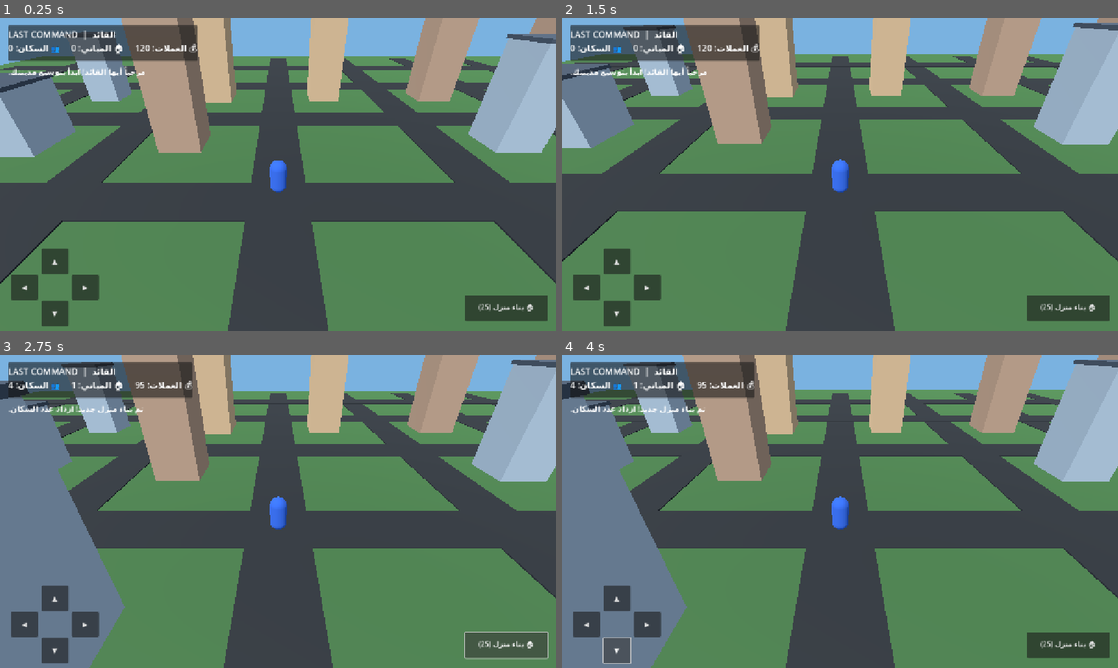
Above: before the commit, frames 1-4 (two rows, left to right).
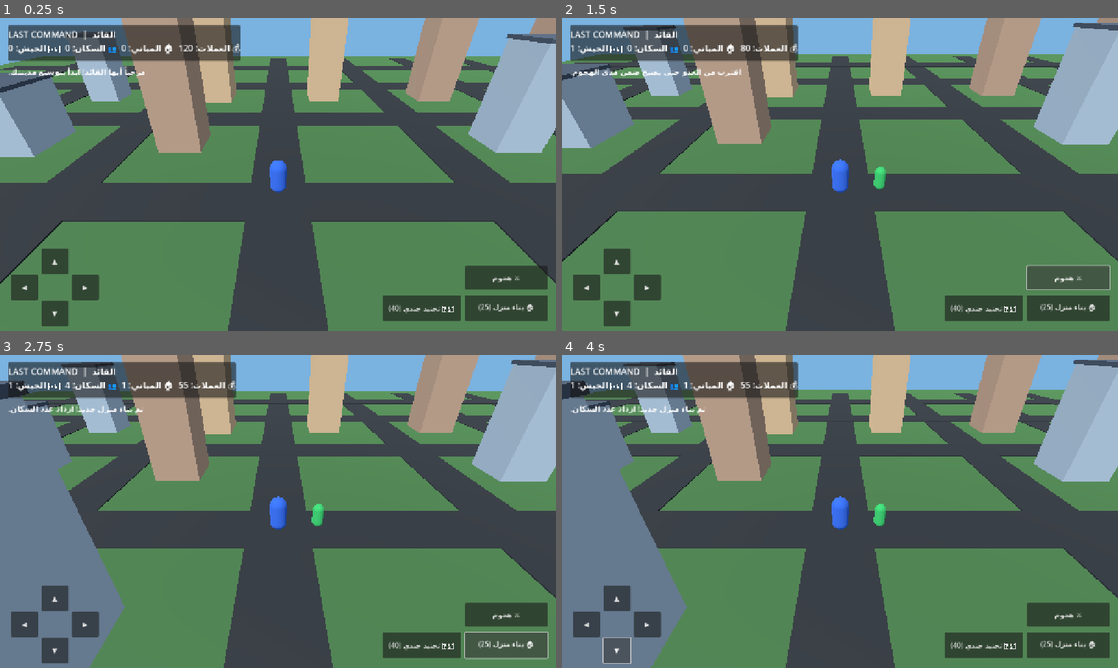
Above: after the commit, the same moments.

Repository: alshwqazf70-svg/last-command-android
Game: Godot game, scene res://scenes/main.tscn
Same seed, same stepped clock (60 frames per second), same inputs: the game is played once before the commit and once after it.
Inputs (mouse positions are in pixels of both pictures, inside the frame that each line leads up to):
- Up to frame 1 (0.25 s): no input
- Up to frame 2 (1.5 s): click (984, 309) at 0.5 s, where only the run after the commit has a clickable "🛡️ تجنيد جندي (40)"; click (1067, 277) at 1.25 s, where only the run after the commit has a clickable "⚔️ هجوم"
- Up to frame 3 (2.75 s): click "🏠 بناء منزل (25)" at 2 s
- Up to frame 4 (4 s): click "▲" at 2.75 s; click "▼" at 3.5 s

The runs differ from the first frame. In frame 1, 3.6% of the frame differs, in the area x 3-99%, y 2-97%; in frame 2, 4.1%, in the area x 1-99%, y 2-97%; in frame 3, 3.8%; in frame 4, 3.8%.

Commit message:
Add recruitable soldiers and basic combat system

Diff:
--- a/scripts/game.gd
+++ b/scripts/game.gd
@@ -13,11 +13,17 @@
 var hud_label: Label
 var message_label: Label
 var building_root: Node3D
+var army_count := 0
+var enemies: Array[Node3D] = []
+var soldiers: Array[MeshInstance3D] = []
+var combat_timer := 0.0
 
 func _ready() -> void:
 	_build_world()
 	_build_player()
 	_build_hud()
+	_spawn_enemy(Vector3(9, 0, 8))
+	_spawn_enemy(Vector3(-13, 0, 16))
 	_update_hud()
 
 func _physics_process(delta: float) -> void:
@@ -47,6 +53,11 @@
 		player.rotation.y = atan2(-movement.x, -movement.z)
 	camera.global_position = camera.global_position.lerp(player.global_position + Vector3(0, 8, 11), minf(delta * 5.0, 1.0))
 	camera.look_at(player.global_position + Vector3(0, 1.0, 0), Vector3.UP)
+	_update_soldiers()
+	combat_timer -= delta
+	if combat_timer <= 0.0:
+		combat_timer = 1.0
+		_soldiers_attack()
 
 func _build_world() -> void:
 	var env := WorldEnvironment.new()
@@ -148,6 +159,28 @@
 	build_button.pressed.connect(_on_build_pressed)
 	layer.add_child(build_button)
 
+	var recruit_button := Button.new()
+	recruit_button.text = "🛡️ تجنيد جندي (40)"
+	recruit_button.position = Vector2(-400, -82)
+	recruit_button.anchor_left = 1.0
+	recruit_button.anchor_right = 1.0
+	recruit_button.anchor_top = 1.0
+	recruit_button.anchor_bottom = 1.0
+	recruit_button.custom_minimum_size = Vector2(180, 58)
+	recruit_button.pressed.connect(_on_recruit_pressed)
+	layer.add_child(recruit_button)
+
+	var attack_button := Button.new()
+	attack_button.text = "⚔️ هجوم"
+	attack_button.position = Vector2(-210, -150)
+	attack_button.anchor_left = 1.0
+	attack_button.anchor_right = 1.0
+	attack_button.anchor_top = 1.0
+	attack_button.anchor_bottom = 1.0
+	attack_button.custom_minimum_size = Vector2(190, 54)
+	attack_button.pressed.connect(_on_attack_pressed)
+	layer.add_child(attack_button)
+
 	_add_move_button(layer, "▲", "forward", Vector2(95, -190))
 	_add_move_button(layer, "▼", "back", Vector2(95, -70))
 	_add_move_button(layer, "◀", "left", Vector2(25, -130))
@@ -206,4 +239,97 @@
 	parent.add_child(_make_box(size, at, tint))
 
 func _update_hud() -> void:
-	hud_label.text = "LAST COMMAND  |  القائد\n💰 العملات: %d     🏠 المباني: %d     👥 السكان: %d" % [coins, buildings, population]
+	hud_label.text = "LAST COMMAND  |  القائد\n💰 العملات: %d  🏠 المباني: %d  👥 السكان: %d  🛡️ الجيش: %d" % [coins, buildings, population, army_count]
+
+func _on_recruit_pressed() -> void:
+	const RECRUIT_COST := 40
+	if coins < RECRUIT_COST:
+		message_label.text = "تحتاج إلى 40 عملة لتجنيد جندي."
+		return
+	if army_count >= 8:
+		message_label.text = "وصلت إلى الحد الأولي للجيش: 8 جنود."
+		return
+	coins -= RECRUIT_COST
+	army_count += 1
+	var soldier_mesh := CapsuleMesh.new()
+	soldier_mesh.radius = 0.28
+	soldier_mesh.height = 1.25
+	var soldier := MeshInstance3D.new()
+	soldier.mesh = soldier_mesh
+	var material := StandardMaterial3D.new()
+	material.albedo_color = Color(0.20, 0.72, 0.38)
+	soldier.material_override = material
+	add_child(soldier)
+	soldiers.append(soldier)
+	message_label.text = "تم تجنيد جندي جديد. جنودك يحمون القائد تلقائياً."
+	_update_hud()
+
+func _spawn_enemy(at: Vector3) -> void:
+	var enemy := Node3D.new()
+	enemy.name = "Raider"
+	enemy.position = at
+	var mesh := CapsuleMesh.new()
+	mesh.radius = 0.48
+	mesh.height = 1.7
+	var visual := MeshInstance3D.new()
+	visual.mesh = mesh
+	var material := StandardMaterial3D.new()
+	material.albedo_color = Color(0.78, 0.16, 0.13)
+	visual.material_override = material
+	visual.position.y = 0.85
+	enemy.add_child(visual)
+	var marker := _make_box(Vector3(1.0, 0.12, 0.16), Vector3(0, 1.9, 0), Color(0.95, 0.12, 0.10))
+	enemy.add_child(marker)
+	enemy.set_meta("health", 60)
+	add_child(enemy)
+	enemies.append(enemy)
+
+func _on_attack_pressed() -> void:
+	var target := _nearest_enemy(4.2)
+	if target == null:
+		message_label.text = "اقترب من العدو حتى يصبح ضمن مدى الهجوم."
+		return
+	_damage_enemy(target, 30)
+	message_label.text = "ضربة ناجحة! استمر في الدفاع عن مدينتك."
+	_update_hud()
+
+func _nearest_enemy(max_distance: float) -> Node3D:
+	var nearest: Node3D = null
+	var best_distance := max_distance
+	for enemy in enemies:
+		if not is_instance_valid(enemy):
+			continue
+		var distance := player.global_position.distance_to(enemy.global_position)
+		if distance < best_distance:
+			best_distance = distance
+			nearest = enemy
+	return nearest
+
+func _damage_enemy(enemy: Node3D, amount: int) -> void:
+	var health := int(enemy.get_meta("health", 0)) - amount
+	if health <= 0:
+		enemies.erase(enemy)
+		enemy.queue_free()
+		coins += 15
+		message_label.text = "تم القضاء على المغير! حصلت على 15 عملة."
+	else:
+		enemy.set_meta("health", health)
+
+func _update_soldiers() -> void:
+	for i in range(soldiers.size()):
+		if not is_instance_valid(soldiers[i]):
+			continue
+		var angle := float(i) * TAU / maxf(float(soldiers.size()), 1.0)
+		var offset := Vector3(cos(angle) * 2.0, 0.8, sin(angle) * 2.0)
+		soldiers[i].global_position = player.global_position + offset
+
+func _soldiers_attack() -> void:
+	if soldiers.is_empty():
+		return
+	for enemy in enemies.duplicate():
+		if not is_instance_valid(enemy):
+			enemies.erase(enemy)
+			continue
+		if player.global_position.distance_to(enemy.global_position) <= 9.0:
+			_damage_enemy(enemy, army_count * 5)
+			break
